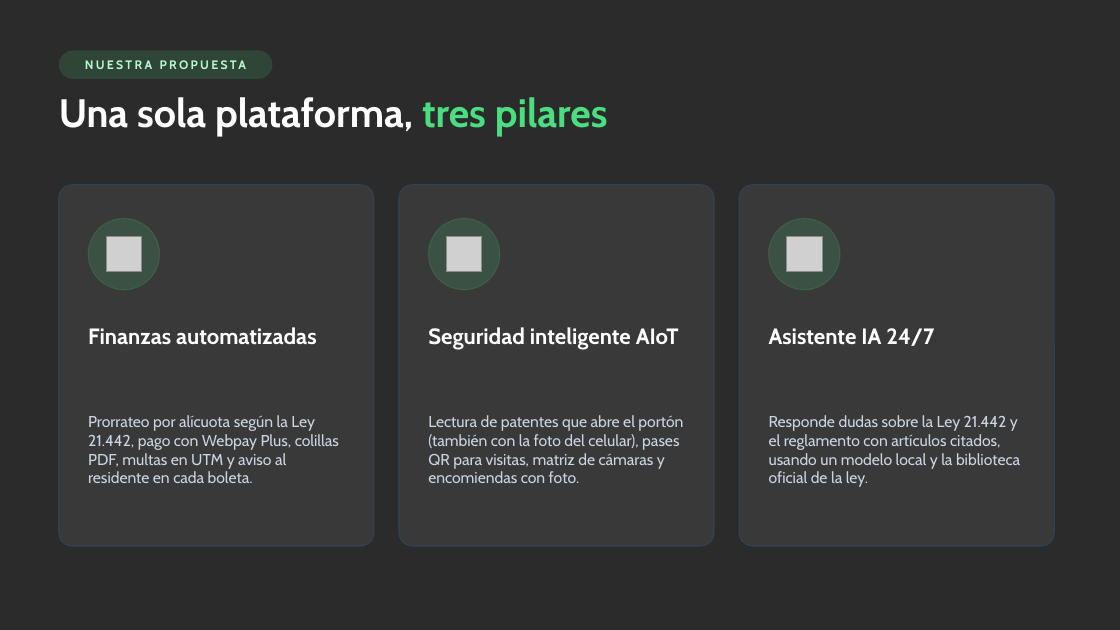
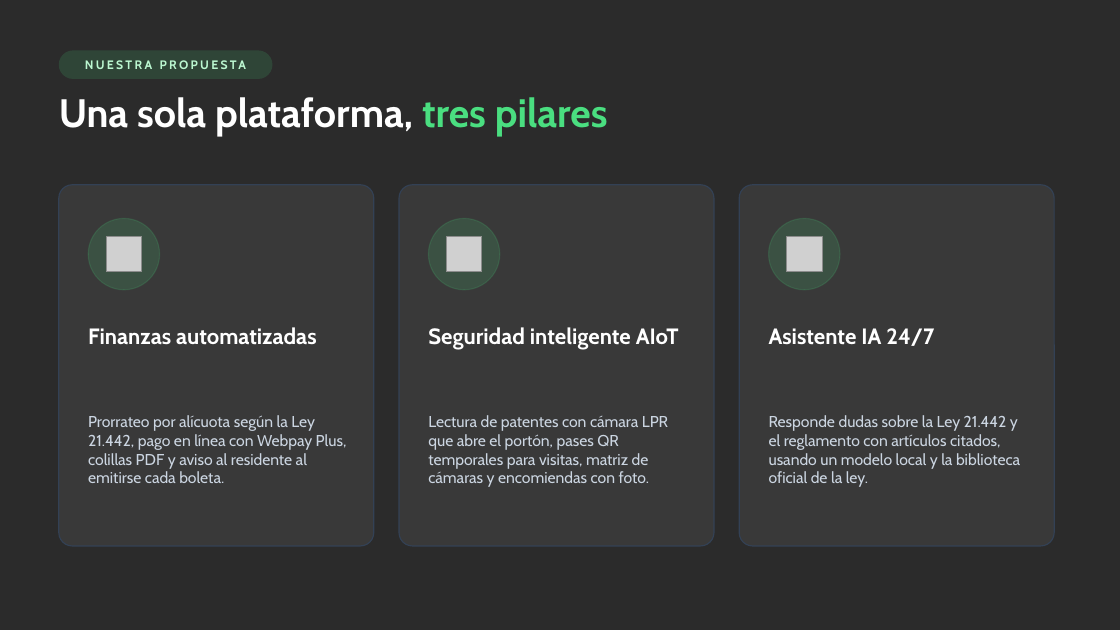
Before and after one commit to Ela04/Capstone, a slide deck: slide 4 of Fase 2/Evidencias Proyecto/Presentación Proyecto Fase 2.pptx. Drawn at 1120x630 pixels with LibreOffice and Linux fonts; fonts in the diff are those of the drawing; grey boxes stand for pictures; background and template pictures are left out; a plain dark background stands for a picture behind light text. Boxes give left, top, right and bottom in pixels: in the first picture for what was removed or moved away, otherwise in the second. Text is boxed around its words. In the diff, an @@ line names an element or a change of style, - is before the commit and + after.

```diff
--- a/Fase 2/Evidencias Proyecto/Presentación Proyecto Fase 2.pptx
+++ b/Fase 2/Evidencias Proyecto/Presentación Proyecto Fase 2.pptx
@@ text at (88,415,347,483): text changed @@
-Prorrateo por alícuota según la Ley 21.442, pago con Webpay Plus, colillas PDF, multas en UTM y aviso al residente en cada boleta.
+Prorrateo por alícuota según la Ley 21.442, pago en línea con Webpay Plus, colillas PDF y aviso al residente al emitirse cada boleta.
@@ text at (428,415,668,487): text changed @@
-Lectura de patentes que abre el portón (también con la foto del celular), pases QR para visitas, matriz de cámaras y encomiendas con foto.
+Lectura de patentes con cámara LPR que abre el portón, pases QR temporales para visitas, matriz de cámaras y encomiendas con foto.
```
Also in this commit, not shown: 6 other slides changed.
